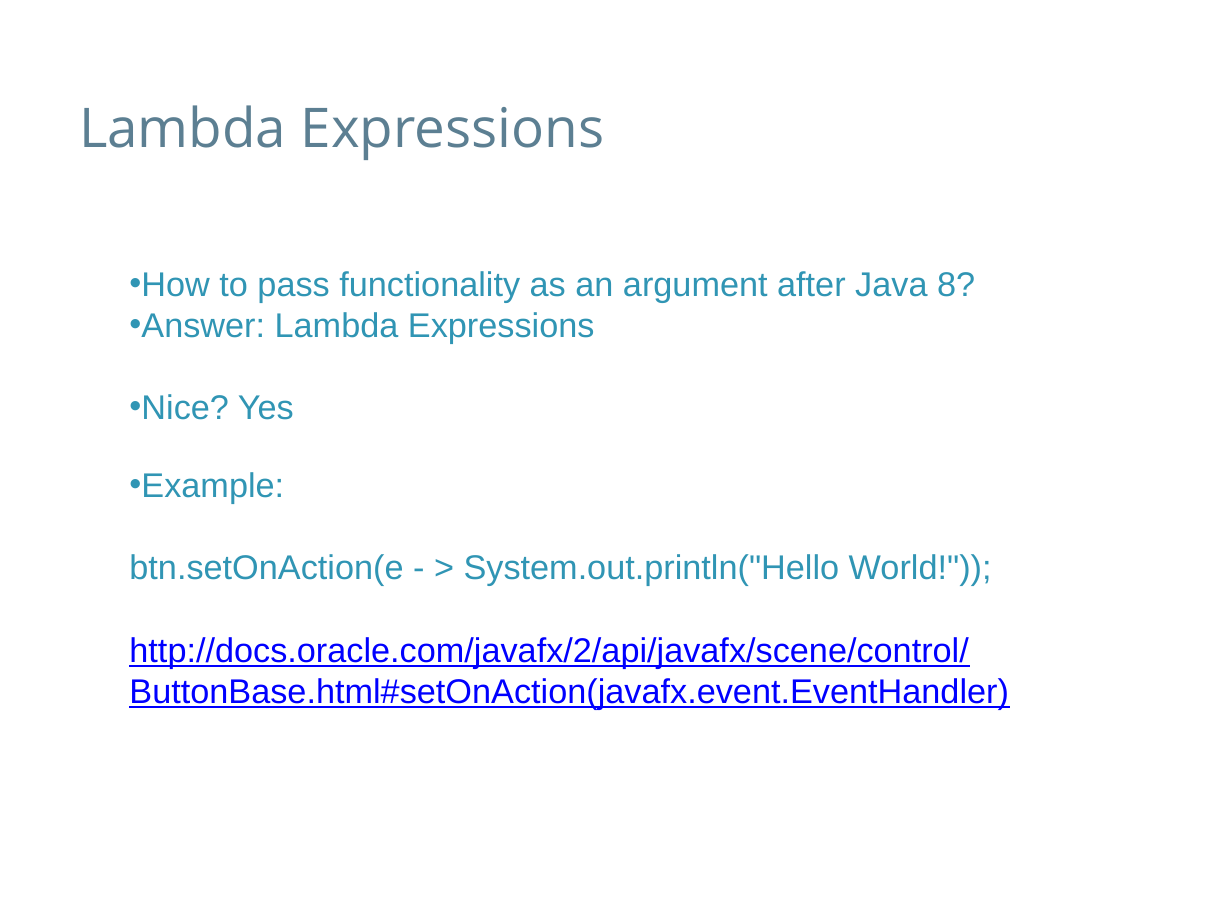
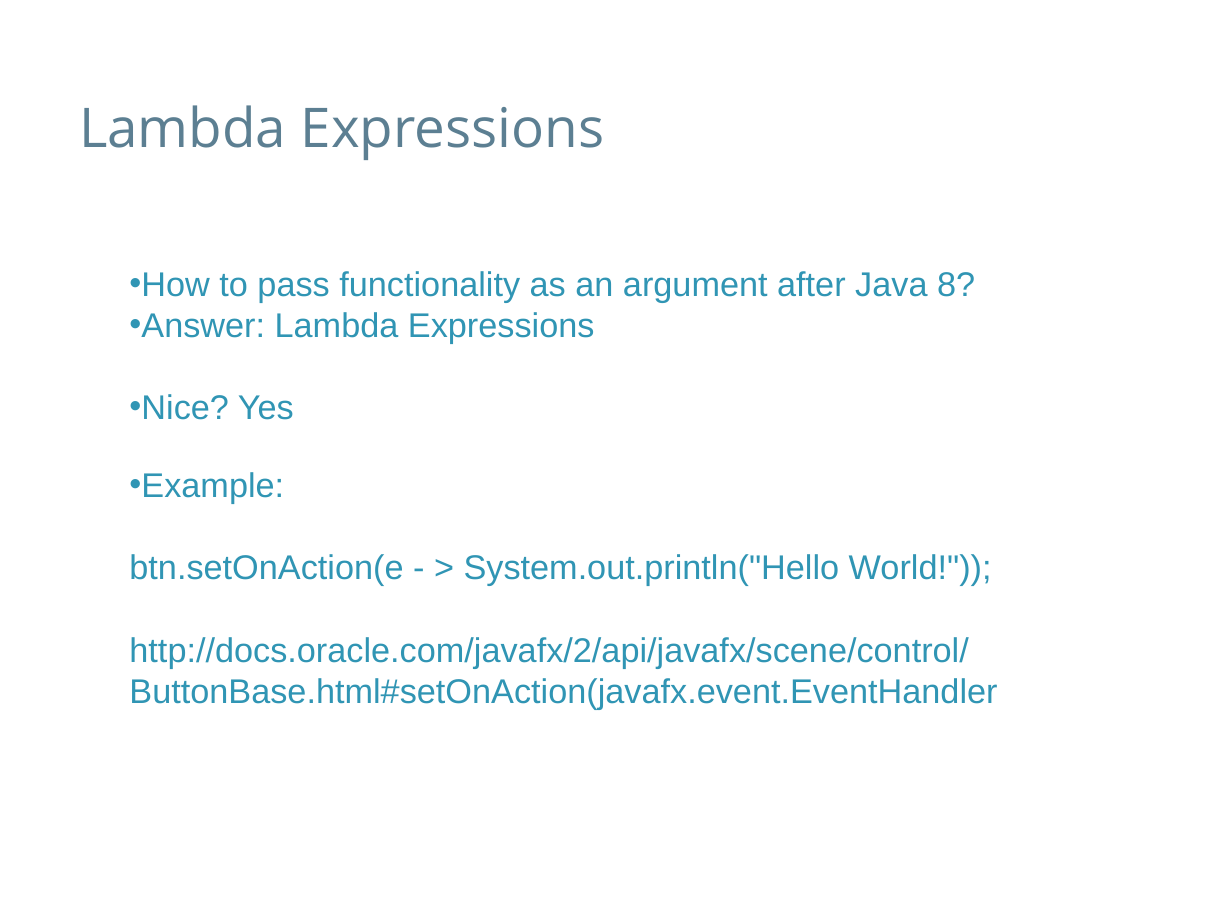
Before and after one commit to speedyswedy/Lambda, a slide deck: slide 4 of slides/Java 8 - Lambda Expresssions.pptx. Drawn at 1232x924 pixels with LibreOffice and Linux fonts; fonts in the diff are those of the drawing; background and template pictures are left out. Boxes give left, top, right and bottom in pixels: in the first picture for what was removed or moved away, otherwise in the second. Text is boxed around its words. In the diff, an @@ line names an element or a change of style, - is before the commit and + after.

```diff
--- a/slides/Java 8 - Lambda Expresssions.pptx
+++ b/slides/Java 8 - Lambda Expresssions.pptx
@@ text at [129,637,997,709]: text changed; text colour #0000FF to #3095B4 @@
-http://docs.oracle.com/javafx/2/api/javafx/scene/control/ButtonBase.html#setOnAction(javafx.event.EventHandler)
+http://docs.oracle.com/javafx/2/api/javafx/scene/control/ButtonBase.html#setOnAction(javafx.event.EventHandler
```
Also in this commit, not shown: 3 other files.
